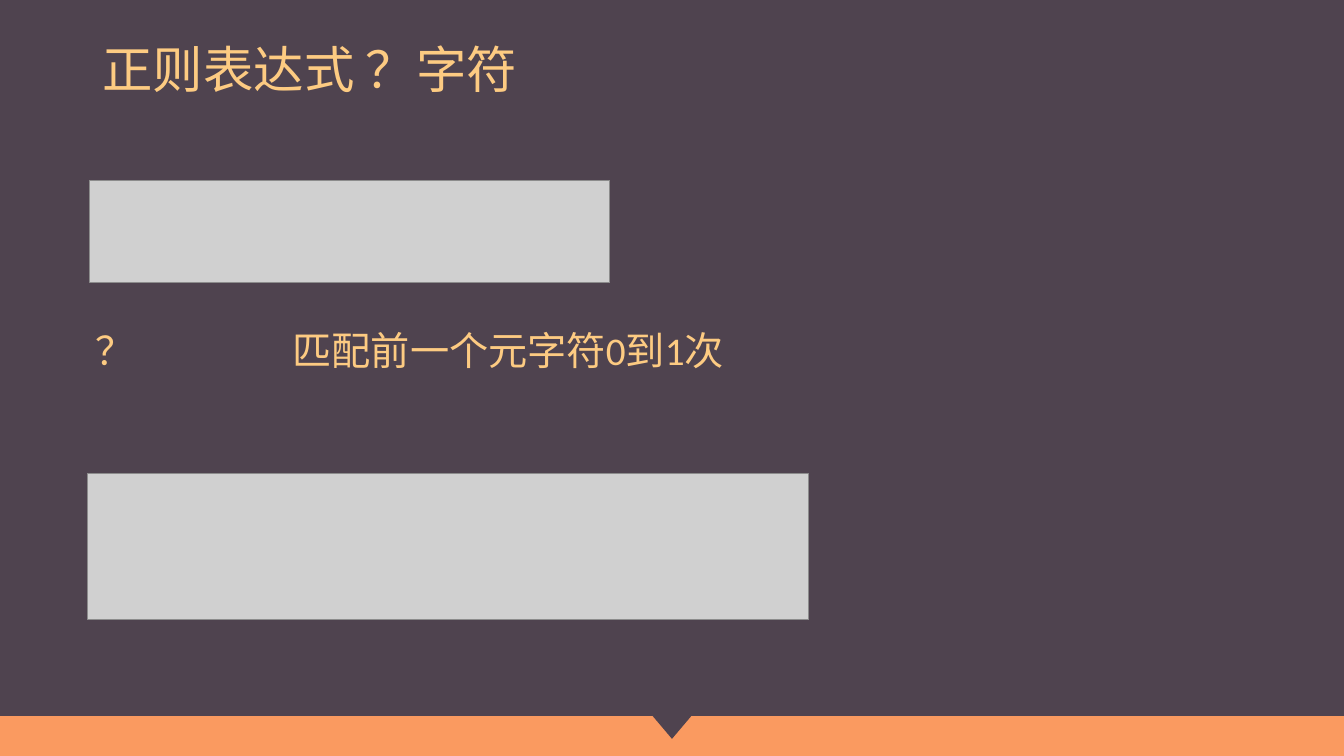
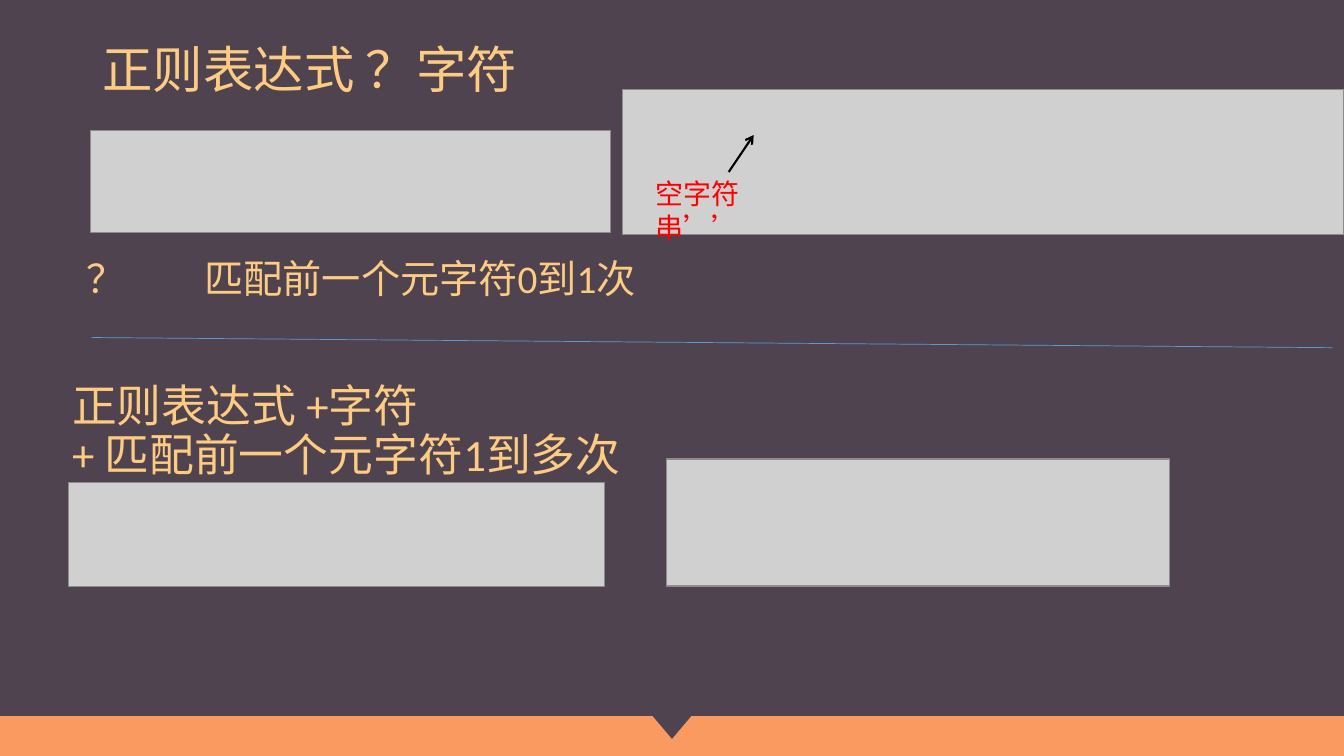
Before and after one commit to Wu-jiaming/-ppt, a slide deck: slide 13 of 正则表达式.pptx (slide 15 before the commit). Drawn at 1344x756 pixels with LibreOffice and Linux fonts; fonts in the diff are those of the drawing; grey boxes stand for pictures. Boxes give left, top, right and bottom in pixels: in the first picture for what was removed or moved away, otherwise in the second. Text is boxed around its words. In the diff, an @@ line names an element or a change of style, - is before the commit and + after.

```diff
--- a/正则表达式.pptx
+++ b/正则表达式.pptx
@@ picture: place and size @@
-picture at [88,474,810,620]
+picture at [623,89,1344,235]
@@ picture: place and size @@
-picture at [90,180,610,283]
+picture at [91,130,611,233]
@@ arrow added from (729, 172) to (754, 135), #000000 1.5 pt @@
@@ text added at [655,180,739,246], 20 pt, text #FF0000 @@
+空字符串’’
@@ text "？ 匹配前一个元字符0到1次": place and size @@
-text "？ 匹配前一个元字符0到1次" at [293,332,724,368]
+text "？ 匹配前一个元字符0到1次" at [204,260,635,296]
@@ line added from (92, 338) to (1333, 348), #5B9BD5 0.5 pt @@
@@ text added at [72,384,621,475], 32 pt, text #FDCB82 @@
+正则表达式 +字符
++ 匹配前一个元字符1到多次
@@ picture added at [666,459,1170,586] @@
@@ picture added at [69,483,604,587] @@
```
Also in this commit, not shown: 15 other slides changed, 7 slides added, 6 slides removed.
